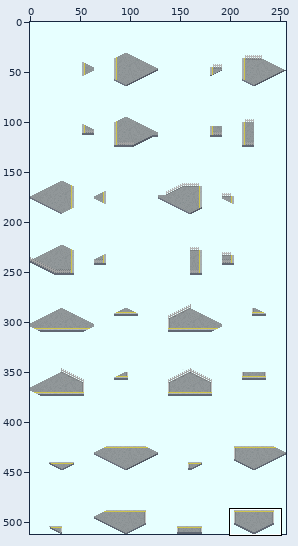
A sprite sheet gets an edit: source/YIC_platform-1_Diagonal-Angle.png. The picture above shows the old version from afar; the outline marks the close-up.
Close-up. First the earlier version:
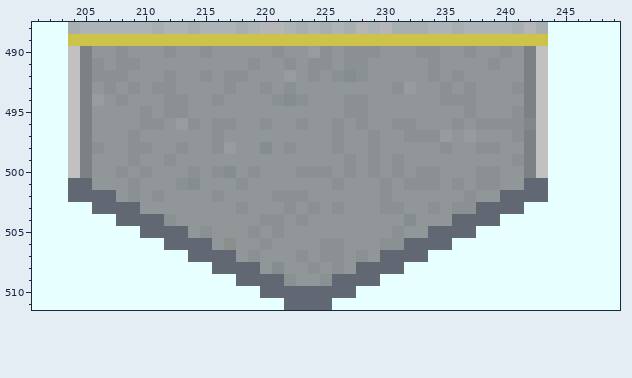
The file is 256x512 pixels. Colours within 5 levels of each other are drawn and written as one. Shown: x 201..249, y 488..511. The commit also changed other parts of the picture, which this record leaves out.
New version:
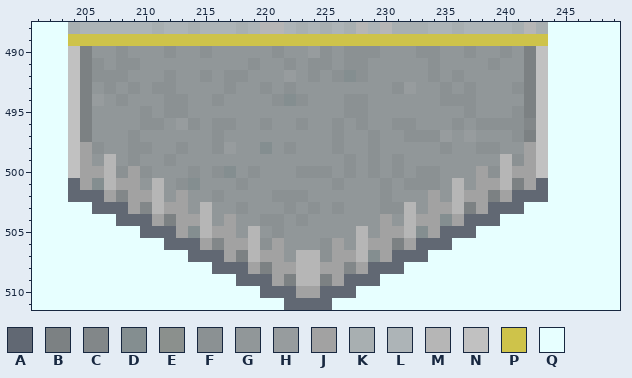
Palette (. is transparent): A #616873  B #7c8183  C #828789  D #848e90  E #8b908d  F #8b9193  G #919799  H #979c9e  J #a2a2a2  K #a8afb1  L #adb4b7  M #b6b6b6  N #c1c1c1  P #cec34a  Q #e7ffff
Changes in this commit:
{"y":498,"x":205,"old":"B","new":"J"}
{"y":498,"x":242,"old":"B","new":"J"}
{"y":499,"x":205,"old":"B","new":"J"}
{"y":499,"x":207,"old":"G","new":"M"}
{"y":499,"x":240,"old":"G","new":"M"}
{"y":499,"x":242,"old":"B","new":"J"}
{"y":500,"x":205,"old":"BGG","new":"JJM"}
{"y":500,"x":209,"old":"G","new":"J"}
{"y":500,"x":238,"old":"F","new":"J"}
{"y":500,"x":240,"old":"GGB","new":"MJJ"}
{"y":501,"x":205,"old":"AGGGF","new":"JDMJJ"}
{"y":501,"x":211,"old":"G","new":"M"}
{"y":501,"x":236,"old":"F","new":"M"}
{"y":501,"x":238,"old":"FFGGA","new":"JJMBJ"}
{"y":502,"x":207,"old":"AGFGF","new":"JCJJM"}
{"y":502,"x":213,"old":"G","new":"J"}
{"y":502,"x":234,"old":"G","new":"J"}
{"y":502,"x":236,"old":"GFGGA","new":"MJJBJ"}
{"y":503,"x":209,"old":"AGGGG","new":"JCMJJ"}
{"y":503,"x":215,"old":"G","new":"M"}
{"y":503,"x":232,"old":"G","new":"M"}
{"y":503,"x":234,"old":"FGFFA","new":"JJMBJ"}
{"y":504,"x":211,"old":"AFGGG","new":"JBJJM"}
{"y":504,"x":217,"old":"G","new":"J"}
{"y":504,"x":230,"old":"G","new":"J"}
{"y":504,"x":232,"old":"DGGGA","new":"MJJDJ"}
{"y":505,"x":213,"old":"AGFGG","new":"JDMJJ"}
{"y":505,"x":219,"old":"F","new":"M"}
{"y":505,"x":228,"old":"G","new":"M"}
{"y":505,"x":230,"old":"GFGGA","new":"JJMDJ"}
{"y":506,"x":215,"old":"AGEGG","new":"JCJJM"}
{"y":506,"x":221,"old":"G","new":"J"}
{"y":506,"x":226,"old":"F","new":"J"}
{"y":506,"x":228,"old":"GGFFA","new":"MJJBJ"}
{"y":507,"x":217,"old":"AGFGG","new":"JBMJJ"}
{"y":507,"x":223,"old":"FG","new":"MM"}
{"y":507,"x":226,"old":"FGFGA","new":"JJMDJ"}
{"y":508,"x":219,"old":"AGDGGFGFGA","new":"JBJJMMJJCJ"}
{"y":509,"x":221,"old":"AFGGFA","new":"JBMMBJ"}
{"y":510,"x":223,"old":"AA","new":"JJ"}
{"label":"changed","picture_box":[80,142,536,298]}
